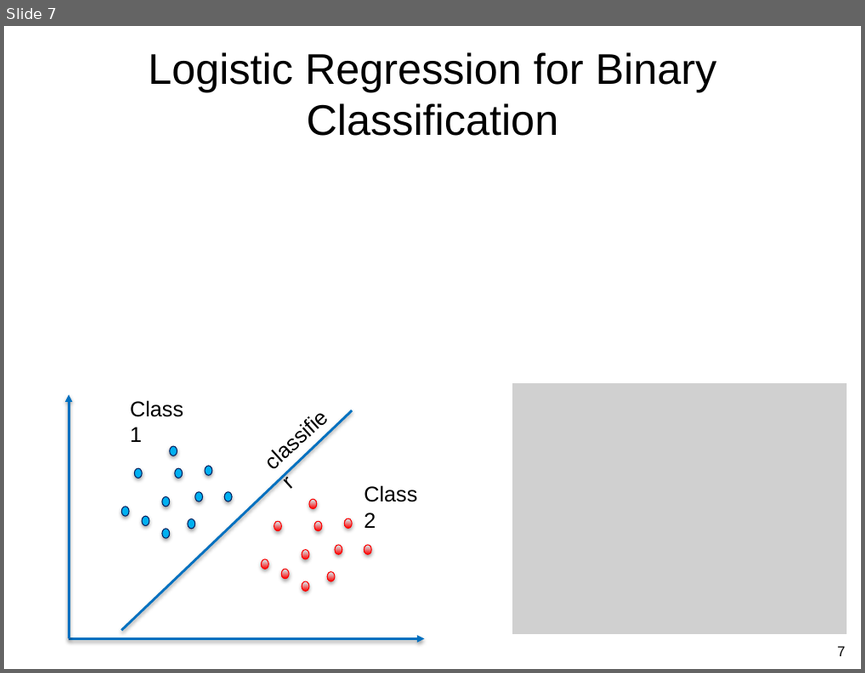
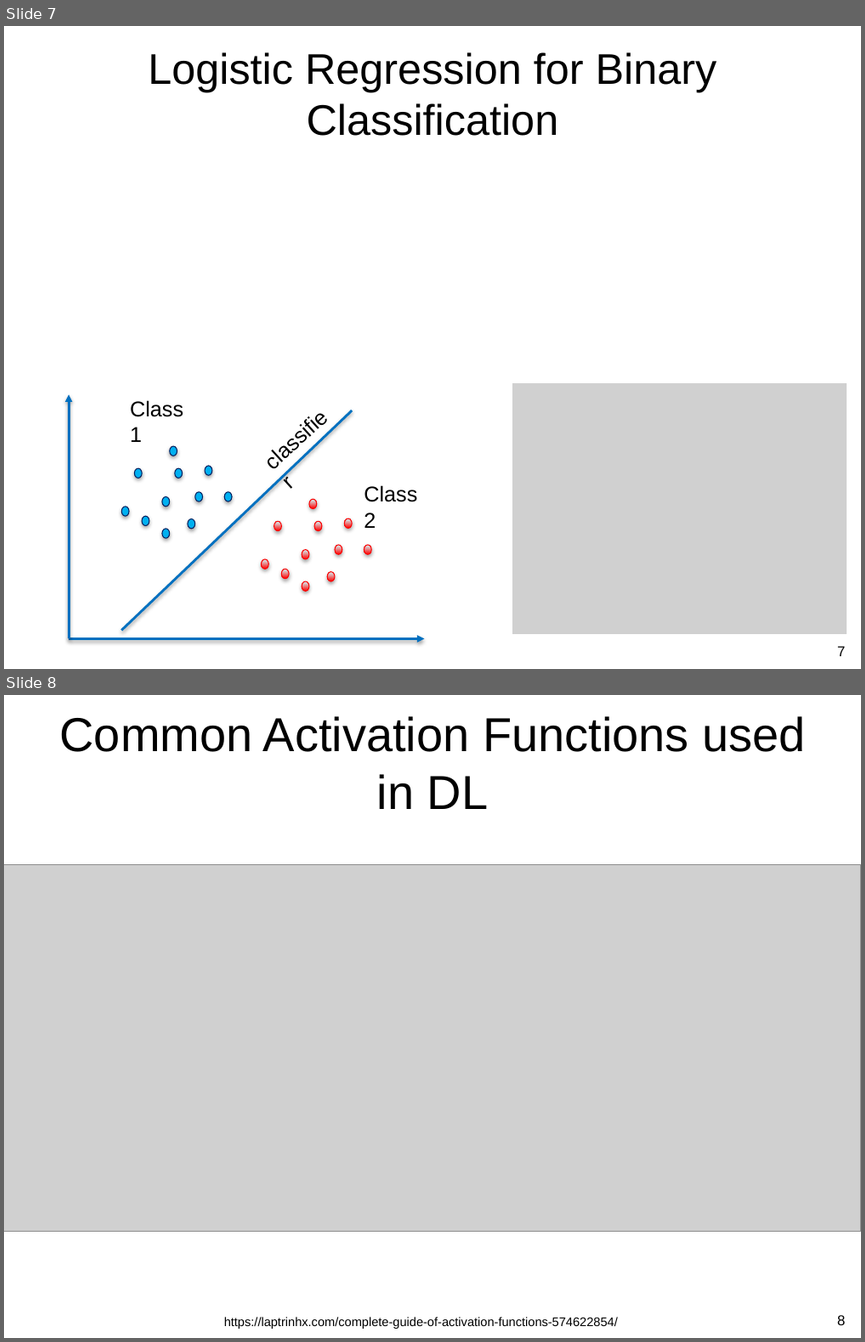
Before and after one commit to guzonghua/saav, a slide deck: PPTs/L3 Intro to ML.pptx. Shown one above the other, each under a label of ours: slide 7 before the commit, slides 7 and 8 after it. The pictures are 865x673 and 865x1342 pixels, drawn with LibreOffice and Linux fonts; fonts in the diff are those of the drawing; grey boxes stand for pictures. Boxes give left, top, right and bottom in pixels: in the first picture for what was removed or moved away, otherwise in the second. Text is boxed around its words. In the diff, an @@ line names an element or a change of style, - is before the commit and + after.

```diff
--- a/PPTs/L3 Intro to ML.pptx
+++ b/PPTs/L3 Intro to ML.pptx
@@ slide 8 added at bbox=[4, 695, 861, 1338], background #FFFFFF @@
@@ title added at bbox=[60, 716, 805, 809], 40 pt, text #000000 @@
+Common Activation Functions used in DL
@@ picture added at bbox=[4, 865, 861, 1231] @@
@@ text added at bbox=[224, 1316, 618, 1328], 10.5 pt, text #000000 @@
+https://laptrinhx.com/complete-guide-of-activation-functions-574622854/
@@ page number added at bbox=[837, 1315, 845, 1325], 12 pt, text #000000 @@
+8
```
Also in this commit, not shown: 1 slide changed, 1 other slide added, 1 slide removed, 4 other files.
